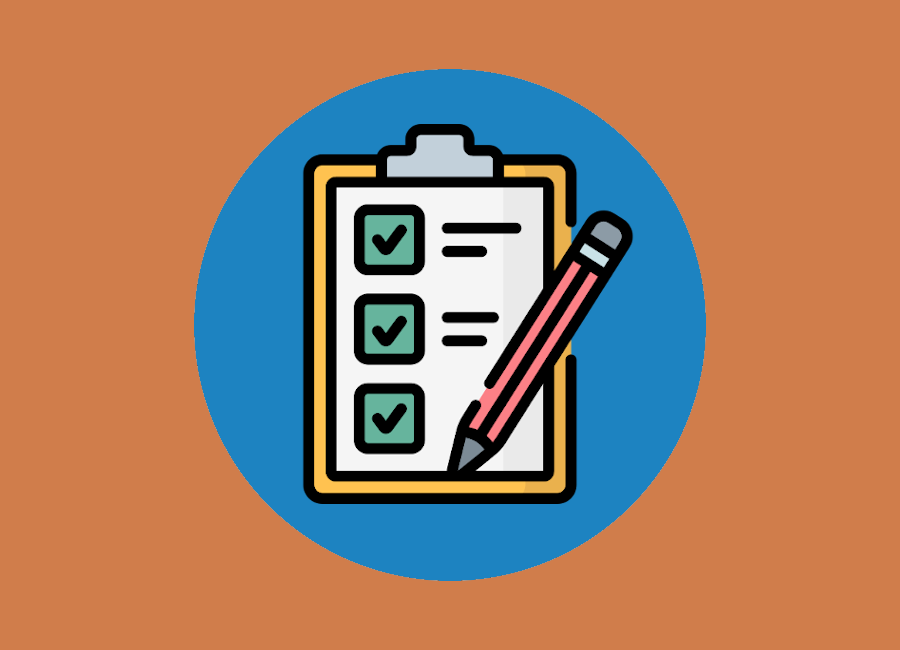
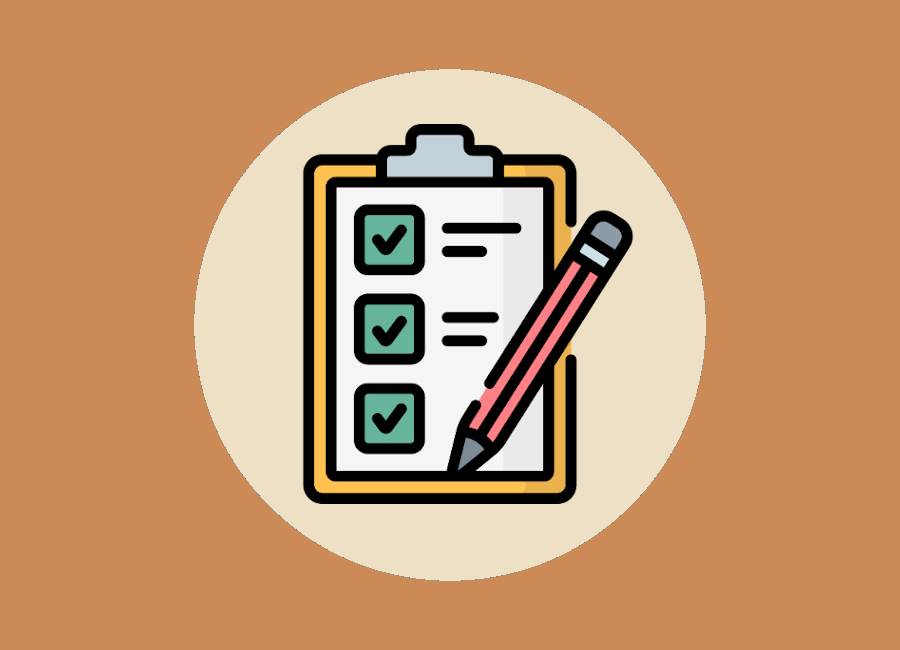
Before/after of a 900 × 650 layered artwork. What changed in the layer stack:
painted on "Pasted Layer" over [194, 69, 706, 581]
painted on "Background" over [0, 0, 900, 650]
